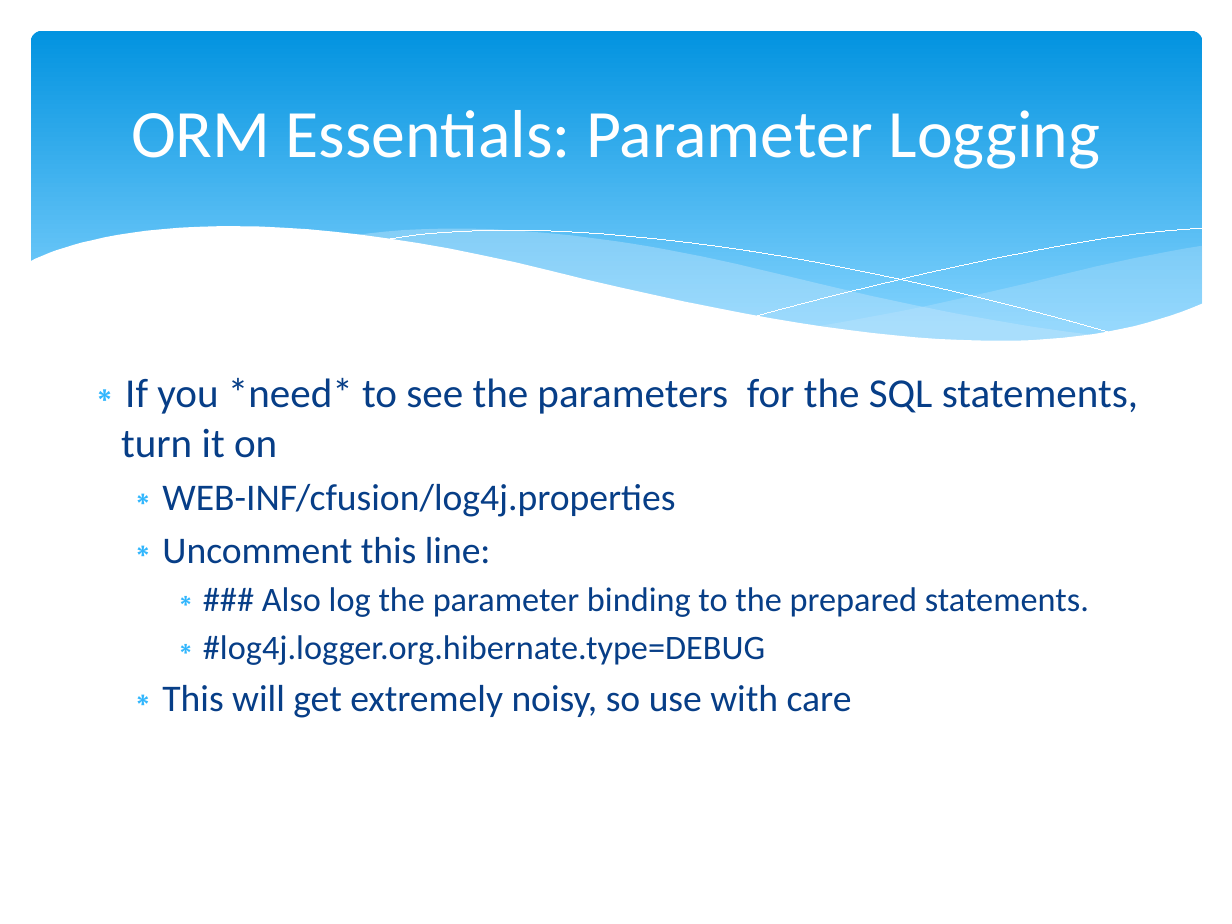
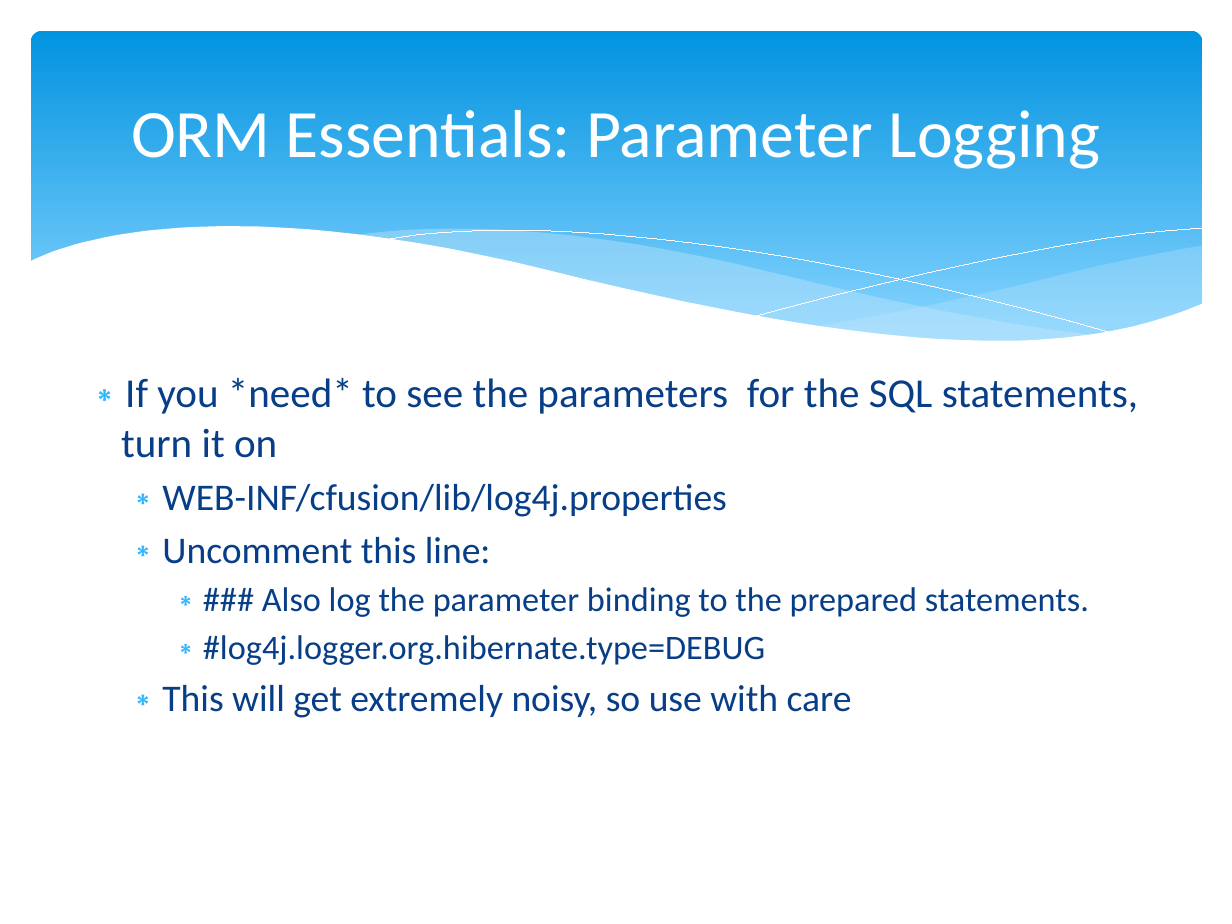
Before and after one commit to marcesher/mxunit-cfmeetups, a slide deck: slide 55 of CFObjective_ORMZen/preso/orm_zen.ppt.pptx (slide 48 before the commit). Drawn at 1232x924 pixels with LibreOffice and Linux fonts; fonts in the diff are those of the drawing. Boxes give left, top, right and bottom in pixels: in the first picture for what was removed or moved away, otherwise in the second. Text is boxed around its words. In the diff, an @@ line names an element or a change of style, - is before the commit and + after.

```diff
--- a/CFObjective_ORMZen/preso/orm_zen.ppt.pptx
+++ b/CFObjective_ORMZen/preso/orm_zen.ppt.pptx
@@ text at (162, 484, 727, 517): text changed @@
-  ∗ WEB-INF/cfusion/log4j.properties
+  ∗ WEB-INF/cfusion/lib/log4j.properties
```
Also in this commit, not shown: 9 other slides changed, 8 slides added, 1 slide removed, 1 other file.
